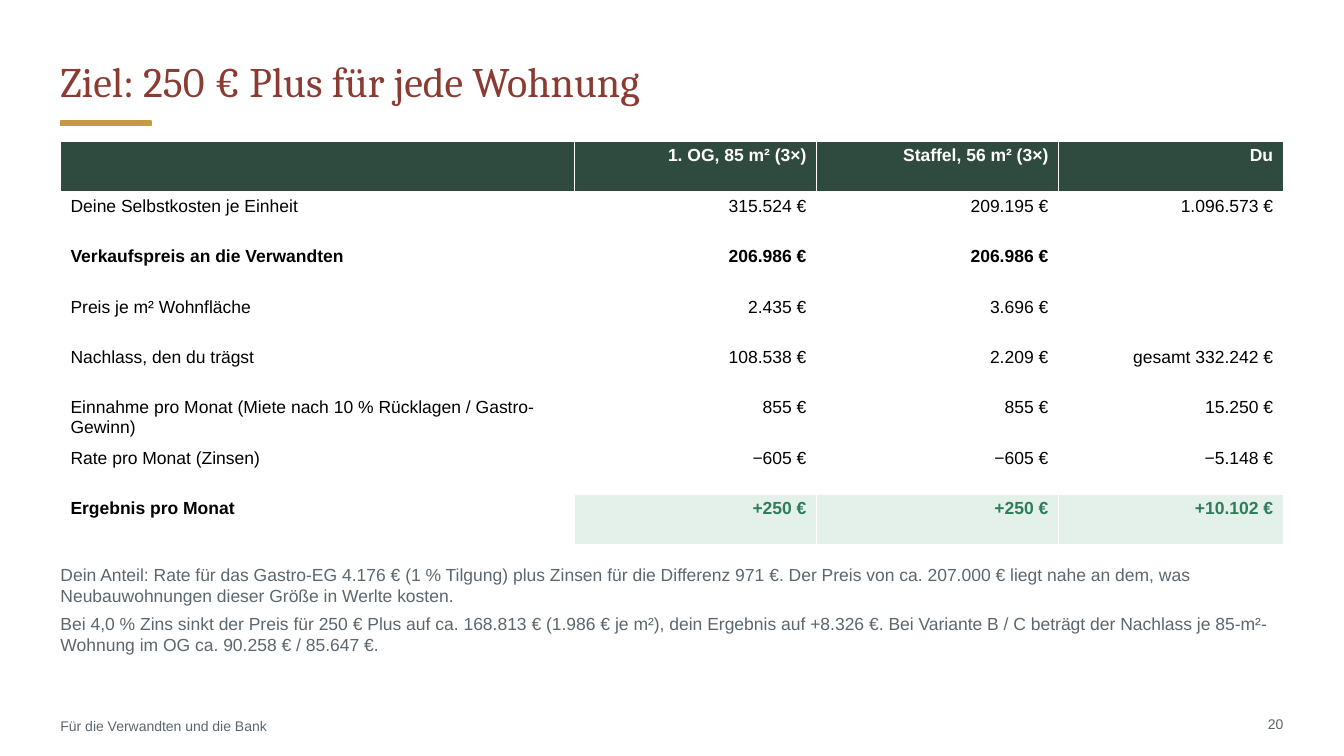
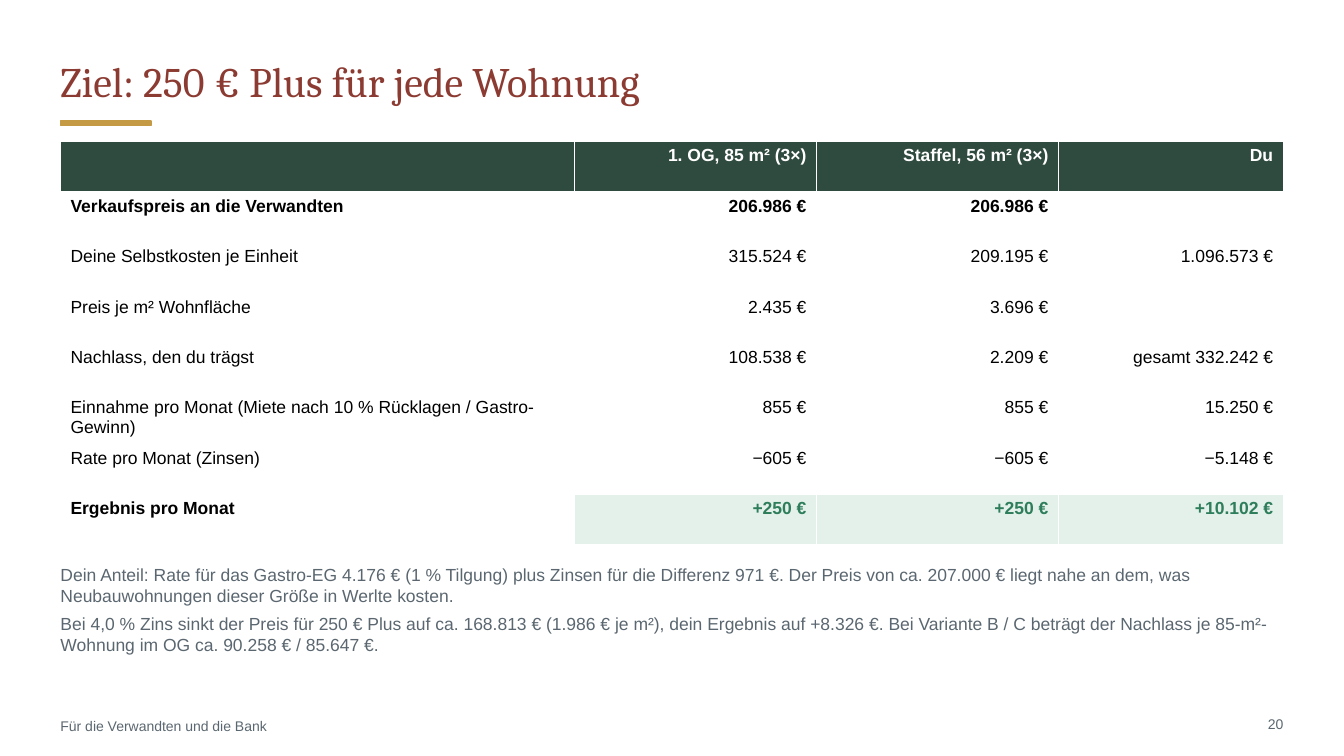
Before and after one commit to CartoonUsername/bau-projekt, a slide deck: slide 20 of praesentation/Neue-Mitte-Werlte_Baufeld3_6-Wohnungen_Gastro-EG.pptx. Drawn at 1344x756 pixels with LibreOffice and Linux fonts; fonts in the diff are those of the drawing. Boxes give left, top, right and bottom in pixels: in the first picture for what was removed or moved away, otherwise in the second. Text is boxed around its words. In the diff, an @@ line names an element or a change of style, - is before the commit and + after.

```diff
--- a/praesentation/Neue-Mitte-Werlte_Baufeld3_6-Wohnungen_Gastro-EG.pptx
+++ b/praesentation/Neue-Mitte-Werlte_Baufeld3_6-Wohnungen_Gastro-EG.pptx
@@ table at [60,141,1284,522] @@
+row 2: Verkaufspreis an die Verwandten | 206.986 € | 206.986 € | 
-row 3: Verkaufspreis an die Verwandten | 206.986 € | 206.986 € | 
```
Also in this commit, not shown: 4 other files.
